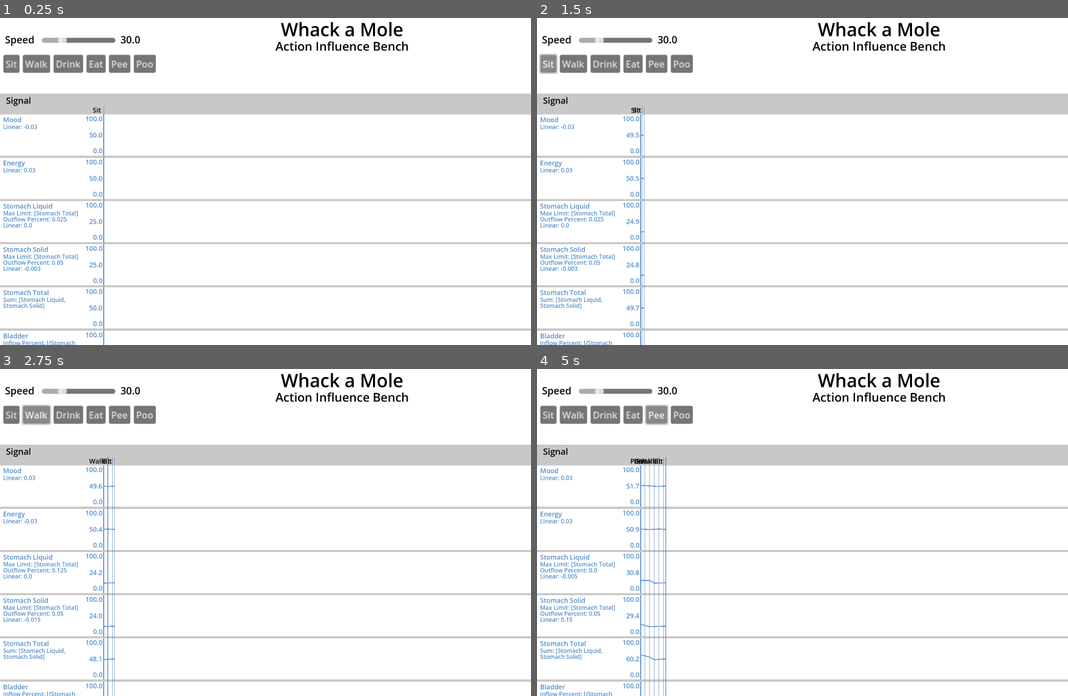
Above: before the commit, frames 1-4 (two rows, left to right).
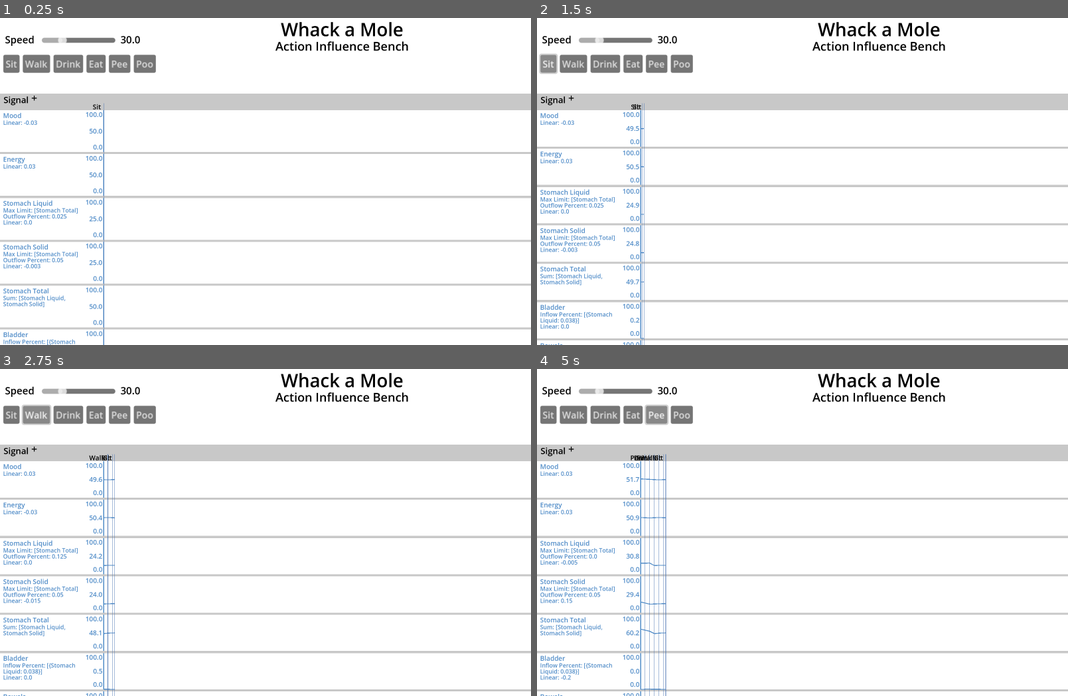
Above: after the commit, the same moments.

Repository: steampunkmind/mitw-action-influence-bench
Game: Godot game, scene res://bench.tscn
The game is run twice, just before and just after one commit, with the same random seed, the same clock (stepped at 60 frames per second) and the same inputs.
Inputs (mouse positions are in pixels of both pictures, inside the frame that each line leads up to):
- Up to frame 1 (0.25 s): no input
- Up to frame 2 (1.5 s): click (568, 99) at 0.52 s; click "Sit" at 1.25 s
- Up to frame 3 (2.75 s): click "Walk" at 2 s
- Up to frame 4 (5 s): click "Drink" at 2.75 s; click "Eat" at 3.5 s; click "Pee" at 4.25 s

The runs differ from the first frame. In frame 1, 10% of the frame differs, in the area x 0-100%, y 23-100%; in frame 2, 12%; in frame 3, 12%; in frame 4, 12%.

Commit message:
Adds add signal button

Diff:
--- /dev/null
+++ b/add.svg
@@ -0,0 +1 @@
+<svg xmlns="http://www.w3.org/2000/svg" width="32" height="32"><rect width="32" height="32" x="0" y="0" rx="2" ry="2" fill="rgb(200,200,200)" /><line x1="16" y1="4" x2="16" y2="28" style="stroke:black;stroke-width:4" /><line x1="4" y1="16" x2="28" y2="16" style="stroke:black;stroke-width:4" /></svg>
--- /dev/null
+++ b/add_hover.svg
@@ -0,0 +1 @@
+<svg xmlns="http://www.w3.org/2000/svg" width="32" height="32"><rect width="32" height="32" x="0" y="0" rx="2" ry="2" fill="rgb(220,220,220)" /><line x1="16" y1="4" x2="16" y2="28" style="stroke:black;stroke-width:4" /><line x1="4" y1="16" x2="28" y2="16" style="stroke:black;stroke-width:4" /></svg>
--- /dev/null
+++ b/add_pressed.svg
@@ -0,0 +1 @@
+<svg xmlns="http://www.w3.org/2000/svg" width="32" height="32"><rect width="32" height="32" x="0" y="0" rx="2" ry="2" fill="rgb(160,160,160)" /><line x1="16" y1="4" x2="16" y2="28" style="stroke:black;stroke-width:4" /><line x1="4" y1="16" x2="28" y2="16" style="stroke:black;stroke-width:4" /></svg>
--- a/signal_graph.gd
+++ b/signal_graph.gd
@@ -5,6 +5,7 @@
 @export var signal_graph_row_template: PackedScene
 
 var name_line_offset: float
+var init_action = null
 var action_names: Array[Control]
 var action_lines: Array[Node2D]
 var signal_graph_rows: Dictionary[String, SignalGraphRow]
@@ -15,10 +16,44 @@
 	$ActionNameTemplate.visible = false
 	$ActionLineTemplate.visible = false
 	name_line_offset = $ActionLineTemplate.position.x - ($ActionNameTemplate.position.x + $ActionNameTemplate.size.x)
-	var header_margin = 100
+	add_signal_graph_rows()
+
+
+# Called every frame. 'delta' is the elapsed time since the previous frame.
+func _process(delta: float) -> void:
+	pass
+
+func _on_add_button_button_up() -> void:
+	# Clear all current children to clear screen
+	for action_name: Control in action_names:
+		remove_child(action_name)
+	action_names.clear()
+
+	for action_line: Node2D in action_lines:
+		remove_child(action_line)
+	action_lines.clear()
+
+	for signal_graph_row: SignalGraphRow in signal_graph_rows.values():
+		remove_child(signal_graph_row)
+
+	var signal_dict = Dictionary()
+	signal_dict.set('name', "Untitled " + str(signal_array_dicts.size()+1))
+	signal_dict.set('min', 0 as float)
+	signal_dict.set('max', 100 as float)
+	signal_dict.set('value', 50 as float)
+	signal_array_dicts.insert(signal_array_dicts.size(), signal_dict)
+
+	signal_graph_rows.clear()
+	add_signal_graph_rows()
+	set_action(init_action)
+
+
+func add_signal_graph_rows() -> void:
+	var header_margin = 80
 	var row_margin = 10
 	var row_size = (size.y - header_margin) / signal_array_dicts.size()
 	var row_location = header_margin
+
 	for signal_dict: Dictionary in signal_array_dicts:
 		var row = signal_graph_row_template.instantiate()
 		row.set_signal_dict(signal_dict)
@@ -27,12 +62,6 @@
 		add_child(row)
 		signal_graph_rows.set(signal_dict.name, row)
 		row_location = row_location + row_size
-
-
-# Called every frame. 'delta' is the elapsed time since the previous frame.
-func _process(delta: float) -> void:
-	pass
-
 
 func add_frame_to_graph() -> void:
 	for control in action_names:
@@ -58,6 +87,8 @@
 
 
 func set_action(dict: Dictionary) -> void:
+	if (init_action == null):
+		init_action = dict
 	var new_action_name = $ActionNameTemplate.duplicate(1)
 	new_action_name.visible = true
 	new_action_name.text = dict.name
--- a/signal_graph.tscn
+++ b/signal_graph.tscn
@@ -1,7 +1,10 @@
-[gd_scene load_steps=5 format=3 uid="uid://bx0kddlfv7xvs"]
+[gd_scene load_steps=8 format=3 uid="uid://bx0kddlfv7xvs"]
 
 [ext_resource type="Script" uid="uid://3sk4l6dcbxo0" path="res://signal_graph.gd" id="1_kc2xn"]
 [ext_resource type="PackedScene" uid="uid://sk6ele03t7qi" path="res://signal_graph_row.tscn" id="3_vdl7c"]
+[ext_resource type="Texture2D" uid="uid://cfhh2p1hg0lew" path="res://add.svg" id="3_w0q86"]
+[ext_resource type="Texture2D" uid="uid://cabj3kvxw7dok" path="res://add_pressed.svg" id="4_w0q86"]
+[ext_resource type="Texture2D" uid="uid://c082kq4f2nay" path="res://add_hover.svg" id="5_m2as1"]
 
 [sub_resource type="LabelSettings" id="LabelSettings_kc2xn"]
 font_size = 42
@@ -19,6 +22,7 @@
 offset_right = 3300.0
 offset_bottom = -390.0
 grow_vertical = 0
+color = Color(0.784314, 0.784314, 0.784314, 1)
 script = ExtResource("1_kc2xn")
 signal_array_dicts = Array[Dictionary]([{
 "max": 100.0,
@@ -54,28 +58,39 @@
 signal_graph_row_template = ExtResource("3_vdl7c")
 metadata/_custom_type_script = "uid://3sk4l6dcbxo0"
 
-[node name="Label" type="Label" parent="."]
+[node name="Header" type="Label" parent="."]
 layout_mode = 0
-offset_left = 29.0
-offset_top = 3.0
-offset_right = 170.0
-offset_bottom = 74.0
+offset_left = 17.0
+offset_right = 142.0
+offset_bottom = 58.0
 text = "Signal"
 label_settings = SubResource("LabelSettings_kc2xn")
+
+[node name="AddButton" type="TextureButton" parent="."]
+layout_mode = 0
+offset_left = 149.0
+offset_top = 5.0
+offset_right = 181.0
+offset_bottom = 37.0
+texture_normal = ExtResource("3_w0q86")
+texture_pressed = ExtResource("4_w0q86")
+texture_hover = ExtResource("5_m2as1")
 
 [node name="ActionNameTemplate" type="Label" parent="."]
 layout_mode = 0
 offset_left = 86.0
-offset_top = 56.0
+offset_top = 40.0
 offset_right = 486.0
-offset_bottom = 101.0
+offset_bottom = 85.0
 text = "Action"
 label_settings = SubResource("LabelSettings_lqfjh")
 horizontal_alignment = 2
 
 [node name="ActionLineTemplate" type="Line2D" parent="."]
 z_index = 1000
-position = Vector2(500, 60)
+position = Vector2(500, 46)
 points = PackedVector2Array(0, 0, 0, 1500)
 width = 2.0
 default_color = Color(0.313726, 0.470588, 0.705882, 1)
+
+[connection signal="button_up" from="AddButton" to="." method="_on_add_button_button_up"]
--- a/signal_graph_row.gd
+++ b/signal_graph_row.gd
@@ -110,49 +110,50 @@
 func update_formulas_text() -> void:
 	var text: String = ""
 	# should call to_string method in future SignalFormula Class
-	for key: String in signal_formulas:
-		text += key + ": "
-		var formula_value = signal_formulas.get(key)
+	if (signal_formulas):
+		for key: String in signal_formulas:
+			text += key + ": "
+			var formula_value = signal_formulas.get(key)
 
-		match (key):
-			"Linear":
-				text += str(formula_value)
-			"Sum":
-				text += "["
-				var cnt = 0
-				for signal_name: String in formula_value:
-					if (cnt > 0):
-						text += ", "
-					text += signal_name
-					cnt += 1
-				text += "]"
-			"Max Limit":
-				text += "["
-				var cnt = 0
-				for signal_name: String in formula_value:
-					if (cnt > 0):
-						text += ", "
-					text += signal_name
-					cnt += 1
-				text += "]"
-			"Outflow Percent":
-				text += str(formula_value)
-				#var outflow_percent = formulas.get(key)
-				#text += "-"
-				#result -= result * (outflow_percent/100)
-			"Inflow Percent":
-				text += "["
-				var cnt = 0
-				for signal_inflow: Dictionary in formula_value:
-					if (cnt > 0):
-						text += ", "
-					var signal_name = signal_inflow.get("signal_name")
-					var inflow_percent = signal_inflow.get("inflow_percent")
-					text += "{" + signal_name + ": " + str(inflow_percent) + "}"
-				text += "]"
-			_:
-				print(key + " formula not found.")
+			match (key):
+				"Linear":
+					text += str(formula_value)
+				"Sum":
+					text += "["
+					var cnt = 0
+					for signal_name: String in formula_value:
+						if (cnt > 0):
+							text += ", "
+						text += signal_name
+						cnt += 1
+					text += "]"
+				"Max Limit":
+					text += "["
+					var cnt = 0
+					for signal_name: String in formula_value:
+						if (cnt > 0):
+							text += ", "
+						text += signal_name
+						cnt += 1
+					text += "]"
+				"Outflow Percent":
+					text += str(formula_value)
+					#var outflow_percent = formulas.get(key)
+					#text += "-"
+					#result -= result * (outflow_percent/100)
+				"Inflow Percent":
+					text += "["
+					var cnt = 0
+					for signal_inflow: Dictionary in formula_value:
+						if (cnt > 0):
+							text += ", "
+						var signal_name = signal_inflow.get("signal_name")
+						var inflow_percent = signal_inflow.get("inflow_percent")
+						text += "{" + signal_name + ": " + str(inflow_percent) + "}"
+					text += "]"
+				_:
+					print(key + " formula not found.")
 
-		text += "\r"
+			text += "\r"
 
 	$Formulas.text = str(text)
Not shown, added: add.svg.import
Not shown, added: add_hover.svg.import
Not shown, added: add_pressed.svg.import
